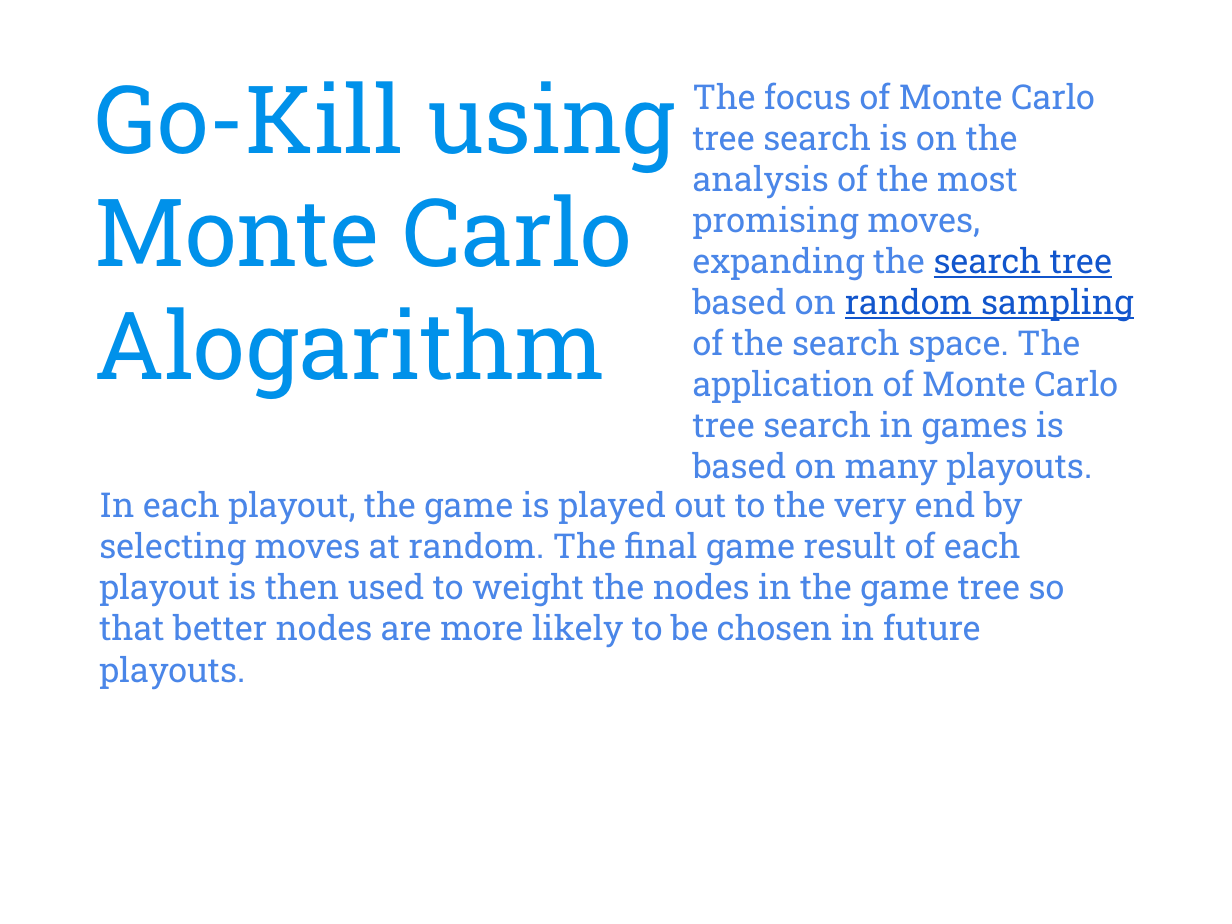
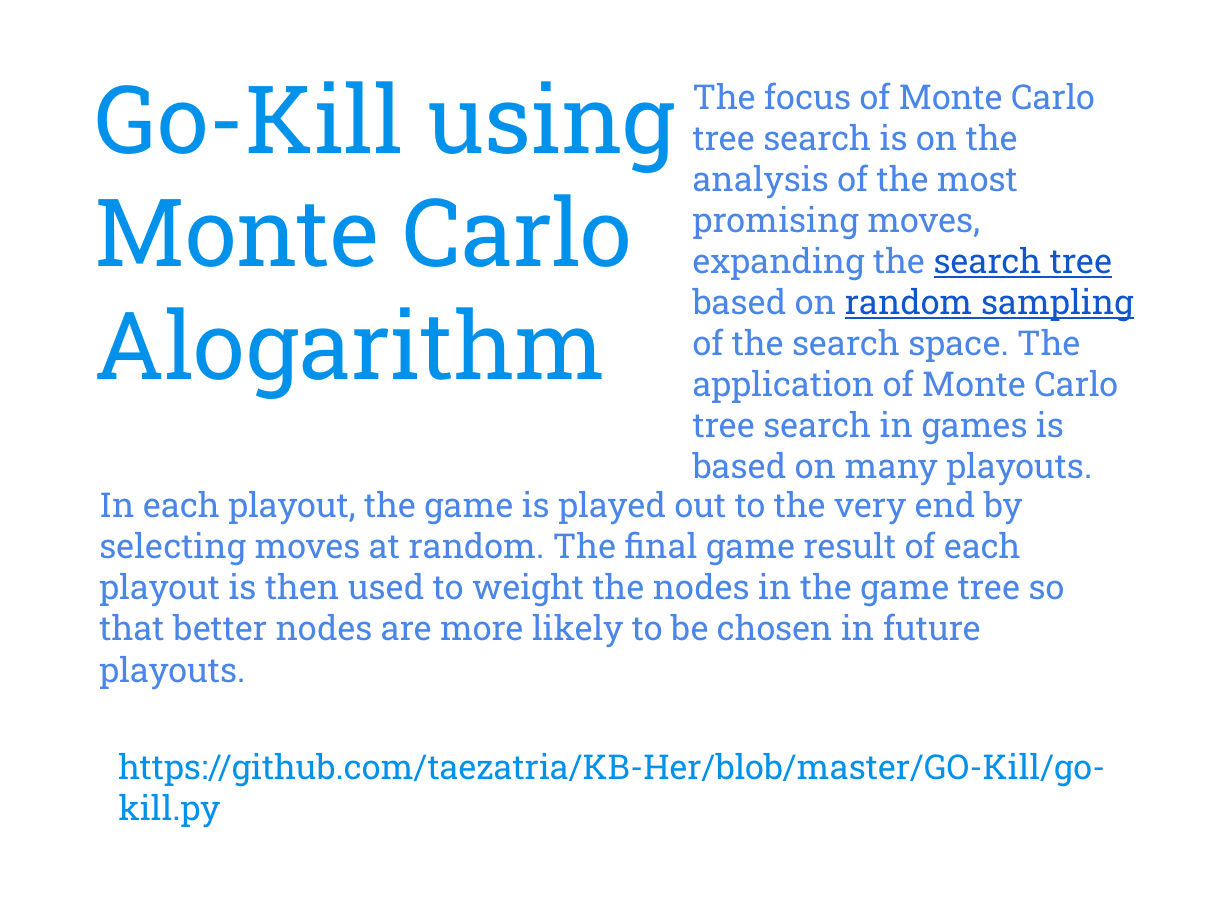
Before and after one commit to taezatria/KB-Her, a slide deck: slide 3 of GO-Kill/Kecerdasan Buatan -HER.pptx. Drawn at 1232x924 pixels with LibreOffice and Linux fonts; fonts in the diff are those of the drawing; background and template pictures are left out. Boxes give left, top, right and bottom in pixels: in the first picture for what was removed or moved away, otherwise in the second. Text is boxed around its words. In the diff, an @@ line names an element or a change of style, - is before the commit and + after.

```diff
--- a/GO-Kill/Kecerdasan Buatan -HER.pptx
+++ b/GO-Kill/Kecerdasan Buatan -HER.pptx
@@ title added at <box>118,753,1105,828</box>, 20 pt, text #0091EA @@
+https://github.com/taezatria/KB-Her/blob/master/GO-Kill/go-kill.py
```
Also in this commit, not shown: 1 other slide changed.
